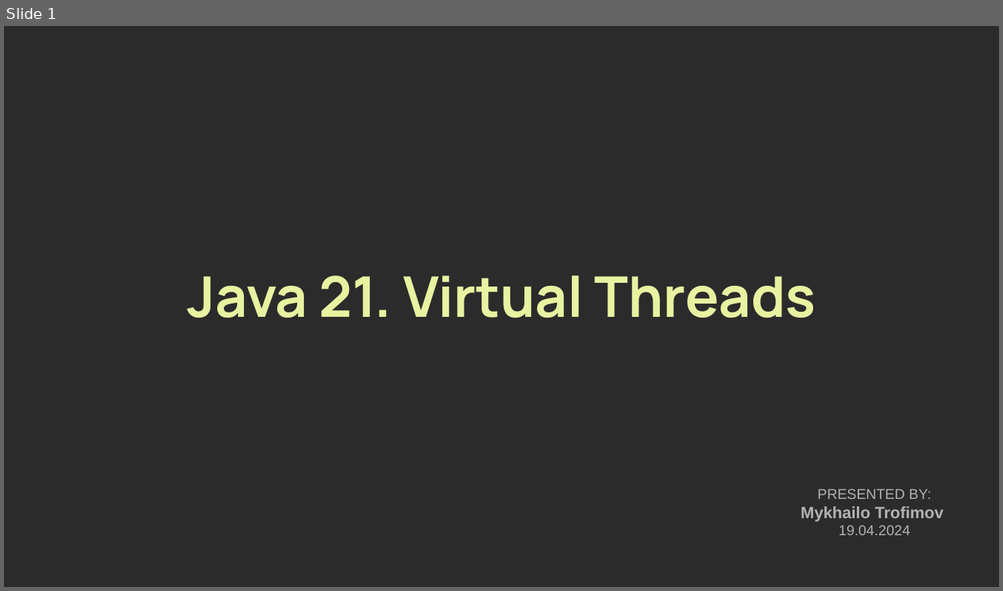
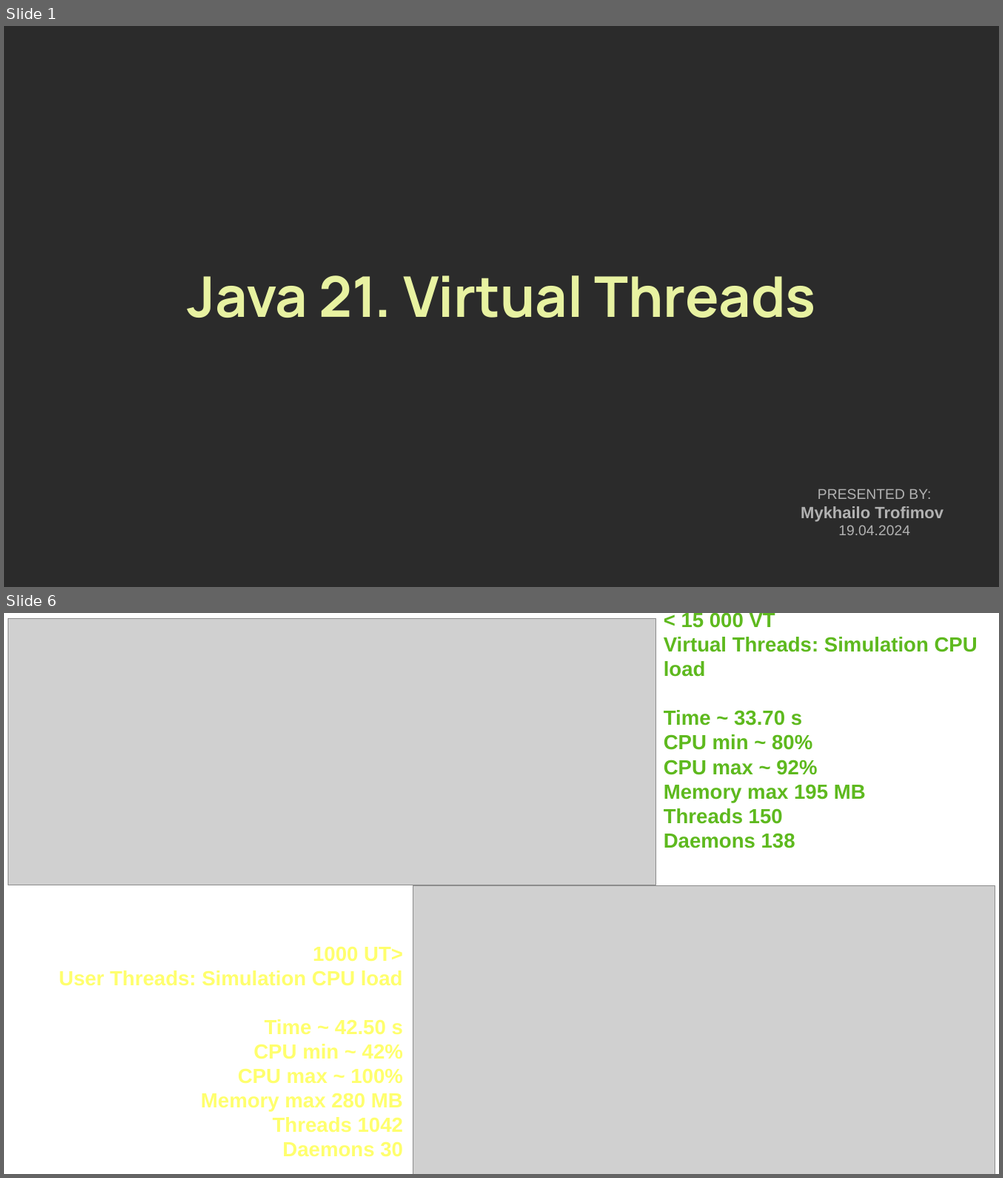
Before and after one commit to TrofimovMishka/java_virtual_threads, a slide deck: presentation/Java21-VirtualThreads.odp. Shown one above the other, each under a label of ours: slide 1 before the commit, slides 1 and 6 after it; the slides between them are not shown. The pictures are 1003x591 and 1003x1178 pixels, drawn with LibreOffice and Linux fonts; fonts in the diff are those of the drawing; grey boxes stand for pictures; background and template pictures are left out; a plain dark background stands for a picture behind light text. Boxes give left, top, right and bottom in pixels: in the first picture for what was removed or moved away, otherwise in the second. Text is boxed around its words. In the diff, an @@ line names an element or a change of style, - is before the commit and + after.

Commit message:
added simple app simulated using virtual threads

```diff
--- a/presentation/Java21-VirtualThreads.odp
+++ b/presentation/Java21-VirtualThreads.odp
@@ slide 6 added at [4, 613, 999, 1174], background picture (left out) @@
@@ picture added at [8, 619, 655, 885] @@
@@ text added at [663, 613, 977, 848], 20 pt, text #5EB91E, bold @@
+< 15 000 VT
+Virtual Threads: Simulation CPU load
+Time ~ 33.70 s
+CPU min ~ 80%
+CPU max ~ 92%
+Memory max 195 MB
+Threads 150
+Daemons 138
@@ picture added at [412, 885, 995, 1174] @@
@@ text added at [59, 947, 403, 1157], 20 pt, text #FFFF6D, bold @@
+1000 UT>
+User Threads: Simulation CPU load
+Time ~ 42.50 s
+CPU min ~ 42%
+CPU max ~ 100%
+Memory max 280 MB
+Threads 1042
+Daemons 30
```
Also in this commit, not shown: 5 other slides added, 1 slide removed, 15 other files.
